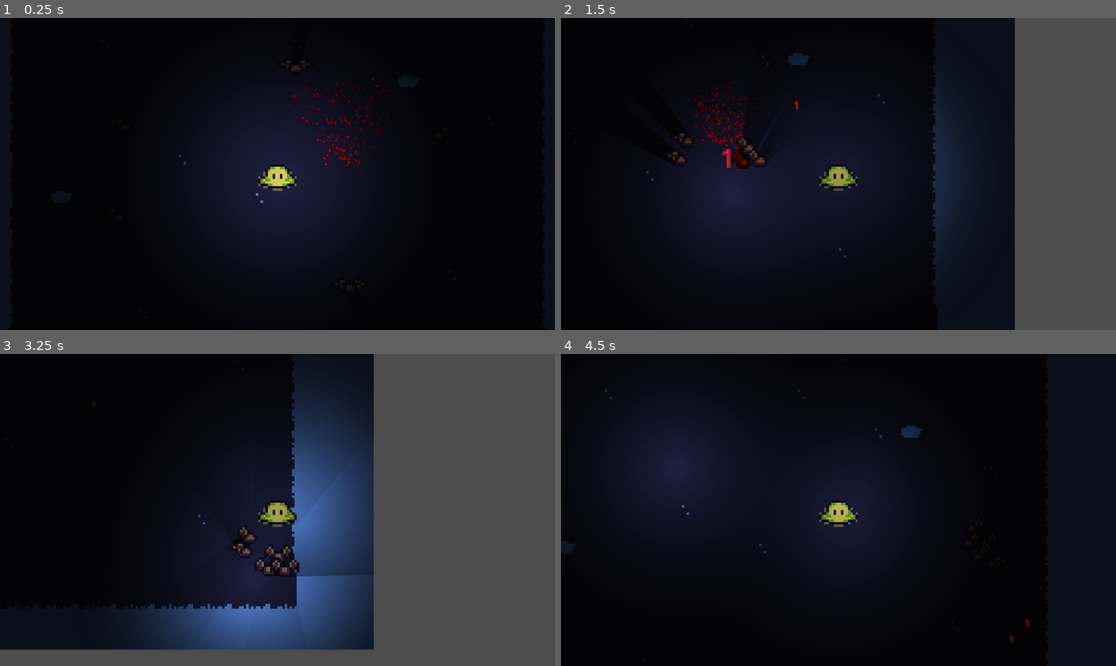
Above: before the commit, frames 1-4 (two rows, left to right).
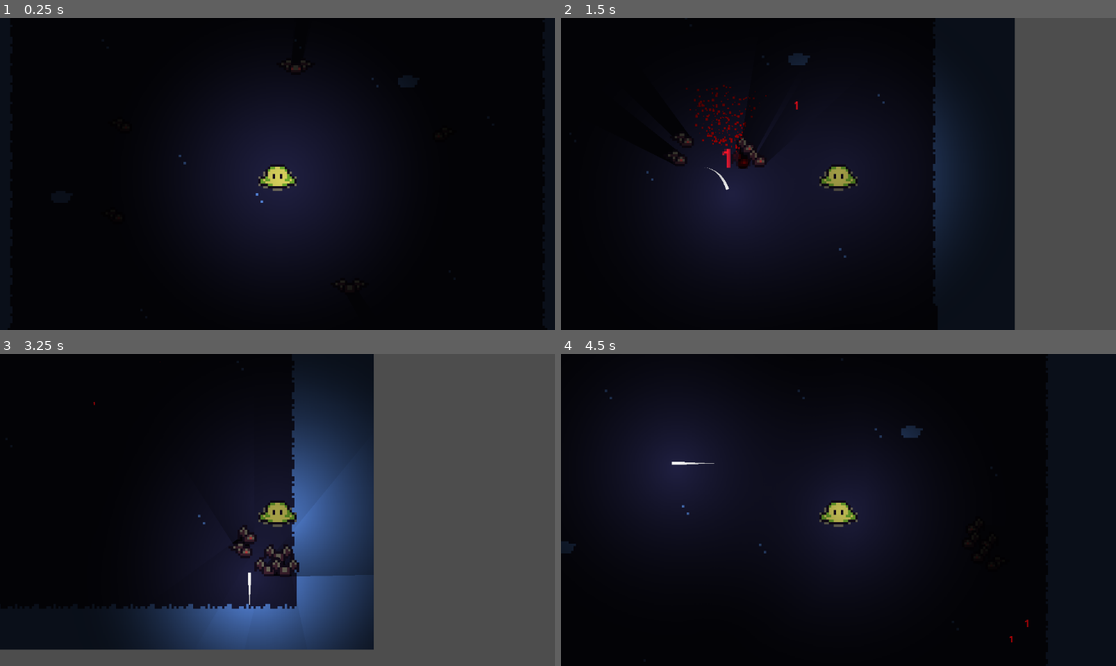
Above: after the commit, the same moments.

Repository: 10Goody12/Light-Based-Dungeon-Crawler
Game: Godot game, scene res://Scenes/main.tscn
Two runs of this game, one before a commit and one after it. Both use one fixed random seed, a clock stepped at 60 frames per second and the inputs below.
Inputs (mouse positions are in pixels of both pictures, inside the frame that each line leads up to):
- Up to frame 1 (0.25 s): no input
- Up to frame 2 (1.5 s): move the mouse to (960, 158) at 0.52 s; hold D (move_right) 0.53-1.28 s; move the mouse to (727, 189) at 1.27 s; hold S (move_down) from 1.28 s (still down)
- Up to frame 3 (3.25 s): move the mouse to (333, 441) at 2.02 s; release S (move_down) at 2.03 s; hold D (move_right) 2.03-2.78 s; move the mouse to (249, 572) at 2.77 s; hold W (move_up) from 2.78 s (still down)
- Up to frame 4 (4.5 s): move the mouse to (1005, 556) at 3.52 s; release W (move_up) at 3.53 s; hold A (move_left) from 3.53 s (still down); move the mouse to (672, 463) at 4.27 s

The runs differ from the first frame. In frame 1, 0.3% of the frame differs, in the area x 52-71%, y 19-48%; in frame 2, less than 0.1%; in frame 3, less than 0.1%; in frame 4, less than 0.1%.

Commit message:
Implemented a better cursor_trail class, inheriting from the Line2D class. Works a lot better.

Diff:
--- a/Scenes/cpu_particles_2d.gd
+++ /dev/null
@@ -1,11 +0,0 @@
-extends CPUParticles2D
-
-@onready var shader_mat = material as ShaderMaterial
-
-func on_mouse_moved(angle, speed):
-	rotation = -atan2(angle[0], angle[1])
-
-	shader_mat.set_shader_parameter("cursor_speed", speed)
-
-func _on_light_sword_per_process(in_pos: Variant, cursor_speed: Variant) -> void:
-	on_mouse_moved(in_pos, cursor_speed)
--- a/Scenes/light_sword.gdshader
+++ /dev/null
@@ -1,51 +0,0 @@
-shader_type canvas_item;
-
-/*
-Attach to GPUParticles2D or CPUParticles2D.
-Use a soft white oval or gradient texture, additive blend, glow ON.
-Enable “Align Y to Velocity” in process material.
-*/
-
-uniform float cursor_speed : hint_range(0.0, 1.0) = 0.0; // set from script
-
-uniform float hue_shift_speed : hint_range(0.0, 5.0) = 1.0;
-uniform float trail_hue_scale : hint_range(0.0, 0.01) = 0.002;
-uniform float stretch_factor  : hint_range(1.0, 5.0) = 2.0;
-uniform float fade_power      : hint_range(0.5, 4.0) = 2.0;
-uniform float brightness      : hint_range(0.0, 2.0) = 1.2;
-uniform float saturation      : hint_range(0.0, 1.0) = 1.0;
-
-uniform float base_stretch = 1.5;
-uniform float max_extra_stretch = 3.0;
-
-void vertex() {
-    // stretch along velocity direction (Align Y to Velocity must be enabled)
-    float dynamic_stretch = base_stretch + cursor_speed * max_extra_stretch * 0.001;
-	VERTEX.y *= dynamic_stretch;
-}
-
-void fragment() {
-    vec4 tex = texture(TEXTURE, UV);
-
-    // fade alpha toward tail
-    tex.a *= pow(1.0 - UV.y, fade_power);
-
-    // Compute a rainbow gradient that flows along screen-space
-    float hue = mod(TIME * hue_shift_speed + SCREEN_UV.x * trail_hue_scale, 1.0);
-
-    // HSV -> RGB
-    float h6 = hue * 6.0;
-    float c = brightness * saturation;
-    float x = c * (1.0 - abs(mod(h6, 2.0) - 1.0));
-    vec3 rgb;
-    if (h6 < 1.0) rgb = vec3(c, x, 0.0);
-    else if (h6 < 2.0) rgb = vec3(x, c, 0.0);
-    else if (h6 < 3.0) rgb = vec3(0.0, c, x);
-    else if (h6 < 4.0) rgb = vec3(0.0, x, c);
-    else if (h6 < 5.0) rgb = vec3(x, 0.0, c);
-    else rgb = vec3(c, 0.0, x);
-    float m = brightness - c;
-    rgb += vec3(m);
-
-    COLOR = vec4(rgb, tex.a);
-}
--- a/Scenes/light_sword.tscn
+++ b/Scenes/light_sword.tscn
@@ -1,10 +1,7 @@
-[gd_scene load_steps=12 format=3 uid="uid://be763vwsw412y"]
+[gd_scene load_steps=8 format=3 uid="uid://be763vwsw412y"]
 
 [ext_resource type="Texture2D" uid="uid://cyljc5f3wdk0d" path="res://GFX/light_sword_test.png" id="1_fjwkt"]
 [ext_resource type="Script" uid="uid://ddjvjp4uin6d4" path="res://Scripts/light_sword.gd" id="1_gwfeh"]
-[ext_resource type="Shader" uid="uid://bs8cfny2qwblj" path="res://Scenes/light_sword.gdshader" id="3_1jnj3"]
-[ext_resource type="Script" uid="uid://cvxfx8xfrih2u" path="res://Scenes/cpu_particles_2d.gd" id="4_arakq"]
-[ext_resource type="Texture2D" uid="uid://8uyn8tahdk46" path="res://GFX/sword_sprite_3.png" id="4_cbbyl"]
 
 [sub_resource type="Gradient" id="Gradient_7n8p5"]
 colors = PackedColorArray(1, 1, 1, 1, 0, 0, 0, 0)
@@ -33,18 +30,6 @@
 
 [sub_resource type="CircleShape2D" id="CircleShape2D_fjwkt"]
 radius = 4.0
-
-[sub_resource type="ShaderMaterial" id="ShaderMaterial_arakq"]
-shader = ExtResource("3_1jnj3")
-shader_parameter/cursor_speed = 0.0
-shader_parameter/hue_shift_speed = 1.5
-shader_parameter/trail_hue_scale = 0.002
-shader_parameter/stretch_factor = 2.0
-shader_parameter/fade_power = 2.0
-shader_parameter/brightness = 1.0
-shader_parameter/saturation = 1.0
-shader_parameter/base_stretch = 1.5
-shader_parameter/max_extra_stretch = 3.0
 
 [node name="LightSword" type="Node2D" groups=["LightSword"]]
 script = ExtResource("1_gwfeh")
@@ -76,27 +61,4 @@
 [node name="CollisionShape2D" type="CollisionShape2D" parent="CollisionHitbox"]
 shape = SubResource("CircleShape2D_fjwkt")
 
-[node name="CPUParticles2D" type="CPUParticles2D" parent="."]
-visible = false
-material = SubResource("ShaderMaterial_arakq")
-scale = Vector2(0.1, 0.1)
-amount = 1000
-texture = ExtResource("4_cbbyl")
-lifetime = 20.0
-speed_scale = 64.0
-fixed_fps = 60
-particle_flag_align_y = true
-direction = Vector2(0, -0.01)
-spread = 0.0
-gravity = Vector2(0, 0)
-initial_velocity_min = 0.1
-initial_velocity_max = 0.1
-angle_min = -360.0
-angle_max = 360.0
-split_scale = true
-scale_curve_x = null
-scale_curve_y = null
-script = ExtResource("4_arakq")
-
-[connection signal="per_process" from="." to="CPUParticles2D" method="_on_light_sword_per_process"]
 [connection signal="body_entered" from="CollisionHitbox" to="." method="_on_collision_hitbox_body_entered"]
--- a/Scenes/main.tscn
+++ b/Scenes/main.tscn
@@ -1,10 +1,14 @@
-[gd_scene load_steps=6 format=3 uid="uid://buui0u2alvorg"]
+[gd_scene load_steps=7 format=3 uid="uid://buui0u2alvorg"]
 
 [ext_resource type="PackedScene" uid="uid://x2wy6arqyx80" path="res://Scenes/map_test.tscn" id="1_jjvhh"]
 [ext_resource type="PackedScene" uid="uid://bo75o5ohak2e7" path="res://Scenes/player.tscn" id="2_kry3j"]
 [ext_resource type="PackedScene" uid="uid://di5tp45e4jtvh" path="res://Scenes/test_enemy.tscn" id="3_21xkr"]
 [ext_resource type="PackedScene" uid="uid://be763vwsw412y" path="res://Scenes/light_sword.tscn" id="4_6bp64"]
-[ext_resource type="PackedScene" uid="uid://dvw8o0lpiy8ki" path="res://Scenes/blood_particles.tscn" id="5_kry3j"]
+[ext_resource type="PackedScene" uid="uid://bmhaee122k4nu" path="res://cursor_trail.tscn" id="5_kry3j"]
+
+[sub_resource type="Curve" id="Curve_kry3j"]
+_data = [Vector2(0, 0), 0.0, 0.0, 0, 0, Vector2(1, 0.651685), 0.0, 0.0, 0, 0]
+point_count = 2
 
 [node name="MAIN" type="Node2D"]
 y_sort_enabled = true
@@ -26,9 +30,6 @@
 [node name="LightSword" parent="." instance=ExtResource("4_6bp64")]
 metadata/_edit_lock_ = true
 
-[node name="BloodParticles" parent="." instance=ExtResource("5_kry3j")]
-position = Vector2(28.64, 0)
-
 [node name="TestEenemy2" parent="." instance=ExtResource("3_21xkr")]
 y_sort_enabled = true
 position = Vector2(9, -51)
@@ -44,3 +45,10 @@
 [node name="TestEenemy5" parent="." instance=ExtResource("3_21xkr")]
 y_sort_enabled = true
 position = Vector2(-74, 21)
+
+[node name="CursorTrail" parent="." groups=["CursorTrail"] instance=ExtResource("5_kry3j")]
+width = 2.0
+width_curve = SubResource("Curve_kry3j")
+begin_cap_mode = 2
+end_cap_mode = 2
+max_line_points = 5
--- a/Scripts/light_sword.gd
+++ b/Scripts/light_sword.gd
@@ -2,29 +2,52 @@
 
 @export_range(0, 2500, 0.1) var damage : float = 1.0
 @onready var light_sword = get_tree().get_first_node_in_group("LightSword")
+@onready var trail = get_tree().get_first_node_in_group("CursorTrail")
+@onready var particles
 
 var last_pos = Vector2(0,0)
-var particle_direction
+
 var cursor_speed
-
-@onready var particles
-
-signal per_process(in_pos, cursor_speed)
+var direction_angle
+var velocity : Vector2
 
 #func _ready() -> void:
-	#particles = $CPUParticles2D
+	#trail = $CursorTrail
+
+func get_cursor_move_data(delta: float):
+	var cursor_diff_vec = get_global_mouse_position() - last_pos
+	direction_angle = atan2(cursor_diff_vec.y, cursor_diff_vec.x)
+	cursor_speed = cursor_diff_vec.length() / delta
+	#print("Cursor speed: ", cursor_speed, "\nCursor direction: ", direction_angle)
+
+	var cursor_data = [ cursor_speed, direction_angle ]
+	return cursor_data
+
+#func draw_line_from_to(in_start : Vector2, in_end : Vector2, in_lifetime, in_width):
+	#var new_line = CursorTrail.new()
+	#get_tree().root.add_child(new_line)
+	#
+	#new_line.add_point(in_start, 0)
+	#new_line.add_point(in_end, 1)
+	#
+	#new_line.width = in_width
+	#
+	#new_line.begin_cap_mode = Line2D.LINE_CAP_ROUND
+	#new_line.end_cap_mode = Line2D.LINE_CAP_ROUND
+	##new_line.set_time_left(in_lifetime)
+
+func extend_line_to(in_end : Vector2, max_points : int = TYPE_NIL):
+	trail.add_point(in_end)
+	if max_points != TYPE_NIL:
+		trail.set_max_line_points(max_points)
 
 func _process(delta: float) -> void:
-	#await get_tree().process_frame
+	get_cursor_move_data(delta)
+	position = get_global_mouse_position()
 
-	particle_direction = get_global_mouse_position() - last_pos
+	#draw_line_from_to(last_pos, position, 100.0, 1.0)
+	extend_line_to(position, 25)
 
-	cursor_speed = (get_global_mouse_position() - last_pos).length() / max(delta, 0.0001)
-
-	emit_signal("per_process", particle_direction, cursor_speed)
-	#print(particle_direction)
-
-	position = get_global_mouse_position()
 	last_pos = position
 
 func _on_collision_hitbox_body_entered(target: Node2D) -> void:
--- a/Scripts/test_enemy.gd
+++ b/Scripts/test_enemy.gd
@@ -59,8 +59,11 @@
 func adjust_flicker():
 	if was_damaged:
 		modulate = Color.RED
+		modulate.a = 0.5
+		print("test")
 	else:
 		modulate = modulate.lerp(Color.WHITE, 1 / damage_cooldown)
+		modulate.a += 1 / damage_cooldown
 
 func play_correct_animation():
 	var tan_num = atan2(desired_direction_normalized[0], desired_direction_normalized[1])
@@ -80,16 +83,22 @@
 
 ####
 
+func _ready() -> void:
+	push_warning("Damage flickering augmented with halved alpha for damaged enemies. It was thought that doing this would A) let the player know which mobs had been attacked more clearly, and B) it was theorized to be useful when fighting many many mobs, potentially making it easier to know when you've missed a mob, or 'missed a spot.' Reconsider in future.")
+
+
 func _process(delta: float) -> void:
 	if was_damaged:
 		damage_flicker_counter += delta
 		modulate = Color.RED
+		modulate.a = 0.5
 
 		if damage_flicker_counter >= damage_cooldown:
 			was_damaged = false
 			damage_flicker_counter = 0
 	else:
 		modulate = modulate.lerp(Color.WHITE, delta * 5.0)
+		modulate.a += 1 / damage_cooldown
 
 	check_health()
 	#adjust_flicker()
--- /dev/null
+++ b/cursor_trail.gd
@@ -0,0 +1,30 @@
+extends Line2D
+
+class_name CursorTrail
+
+@export var max_line_points : int
+var time_left : float
+var max_lifetime
+
+#func set_time_left(in_time):
+	#time_left = in_time
+	#max_lifetime = in_time
+
+func set_max_line_points(in_num):
+	max_line_points = in_num
+
+func _process(delta: float) -> void:
+	#var alpha_per_second = 255 / max_lifetime
+	#if time_left <= 0:
+		#queue_free()
+
+	#time_left -= delta
+	#default_color.a -= alpha_per_second * delta
+
+	if points.size() >= max_line_points:
+		var points_removed : int = 0
+		while points.size() > max_line_points:
+			remove_point(0)
+			#points_removed += 1
+		#print("Removing oldest point(s) in cursor trail")
+		#print("Removed the oldest ", points_removed, " points from the cursor_trail")
--- /dev/null
+++ b/cursor_trail.tscn
@@ -0,0 +1,8 @@
+[gd_scene load_steps=2 format=3 uid="uid://bmhaee122k4nu"]
+
+[ext_resource type="Script" uid="uid://cm3345mr6iubs" path="res://cursor_trail.gd" id="1_4dahn"]
+
+[node name="CursorTrail" type="Line2D"]
+texture_mode = 2
+antialiased = true
+script = ExtResource("1_4dahn")
--- a/project.godot
+++ b/project.godot
@@ -25,6 +25,7 @@
 Player=""
 LightSword=""
 Camera=""
+CursorTrail=""
 
 [input]
 
Not shown, removed: Scenes/cpu_particles_2d.gd.uid
Not shown, removed: Scenes/light_sword.gdshader.uid
Not shown, added: cursor_trail.gd.uid
